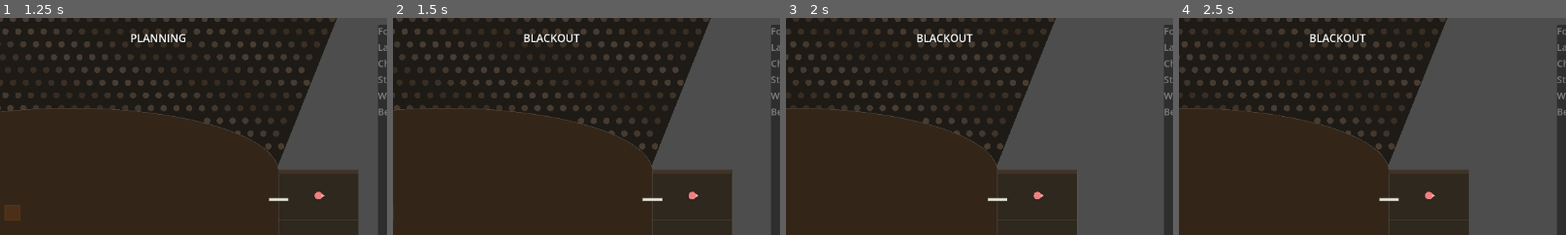
Above: before the commit, frames 1-4 (left to right).
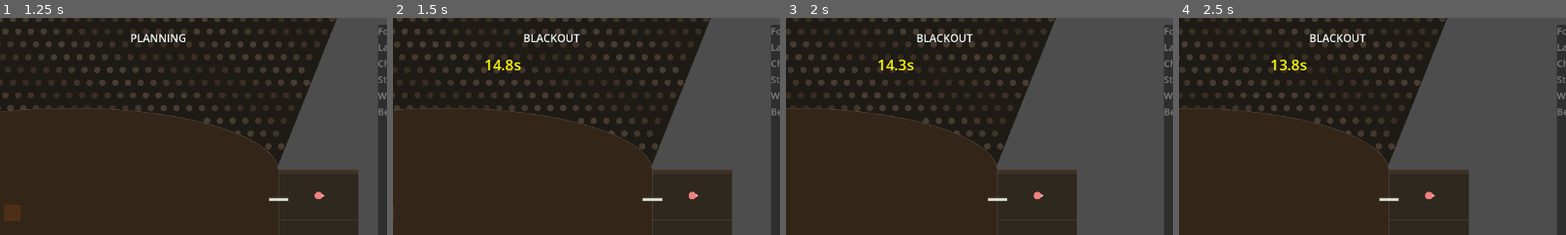
Above: after the commit, the same moments.

Repository: js-carpadakis/blackout
Game: Godot game, scene res://scenes/main/main.tscn
Same seed, same stepped clock (60 frames per second), same inputs: the game is played once before the commit and once after it.
Inputs (mouse positions are % of the whole screen's width and height, from its top left):
- Up to frame 1 (1.25 s): click "BEGIN BLACKOUT" at 0.5 s
- Up to frame 2 (1.5 s): tap Enter at 1.25 s; move the mouse to (72, 45) at 1.27 s; hold D (pan_right) from 1.28 s (still down); hold Space (start_execution) from 1.28 s (still down); click (72, 45) at 1.42 s
- Up to frame 3 (2 s): keep holding D (pan_right); keep holding Space (start_execution)
- Up to frame 4 (2.5 s): release D (pan_right) at 2 s; release Space (start_execution) at 2 s; drag from (30, 55) to (45, 70) at 2.02 s
The pictures show only the part of the screen within x 30-79%, y 0-50%; the shares and areas given below are measured in that part.

Frame 1 is identical in both runs. In frame 2, 0.2% of the frame differs, in the area x 23-34%, y 19-25%; in frame 3, 0.2%; in frame 4, 0.2%.

Commit message:
Added blackout timer and score display logic to GameSession, and added "spotted" state to StagehandController for indicating when a stagehand is caught on stage at lights-up.

Diff:
--- a/scripts/core/game_session.gd
+++ b/scripts/core/game_session.gd
@@ -61,6 +61,12 @@
 # World bounds: entire walkable area for drag clamping (includes apron)
 const WORLD_BOUNDS := Rect2(-900, -700, 1800, 800)
 
+# Blackout timing
+const BLACKOUT_DURATION := 15.0
+var _blackout_elapsed: float = 0.0
+var _execution_started_props: Array[StaticBody2D] = []
+var _score_showing: bool = false
+
 # Phase state
 var _is_planning: bool = true
 
@@ -93,7 +99,8 @@
 	var stage_bounds := WORLD_BOUNDS
 	camera.fit_to_stage(stage_bounds, 260.0)  # 250px panel + 10px gap
 
-	# Connect HUD
+	# Connect HUD signals
+	planning_hud.score_dismissed.connect(_resume_from_score)
 	# Start in planning phase
 	GameManager.change_state(GameManager.GameState.PLAYING)
 	GameManager.change_phase(GameManager.Phase.PLANNING)
@@ -108,6 +115,16 @@
 	else:
 		_spawn_test_entities()
 	_update_hud()
+
+
+func _process(delta: float) -> void:
+	if not _is_planning and not _execution_paused and not _score_showing:
+		if _blackout_elapsed < BLACKOUT_DURATION:
+			_blackout_elapsed += delta
+			var remaining := maxf(0.0, BLACKOUT_DURATION - _blackout_elapsed)
+			planning_hud.show_countdown(remaining)
+			if _blackout_elapsed >= BLACKOUT_DURATION:
+				_on_blackout_expired()
 
 
 func _spawn_test_entities() -> void:
@@ -470,11 +487,16 @@
 	_prop_execution.clear()
 	_props_waiting_for_stagehand.clear()
 	_execution_ending = false
+	_blackout_elapsed = 0.0
+	_score_showing = false
+	_execution_started_props.clear()
+	planning_hud.hide_score()
 
 	for prop in props:
 		if prop.has_plan():
 			prop.current_leg_index = 0
 			_active_props.append(prop)
+			_execution_started_props.append(prop)
 			_start_leg(prop)
 
 
@@ -549,6 +571,7 @@
 func _end_execution() -> void:
 	_is_planning = true
 	_execution_paused = false
+	_score_showing = false
 	GameManager.change_phase(GameManager.Phase.PLANNING)
 	planning_hud.set_phase("PLANNING")
 
@@ -569,6 +592,97 @@
 	_deselect_all()
 	path_preview.set_execution_mode(false)
 	_update_hud()
+
+
+# =============================================================================
+# SCORING
+# =============================================================================
+
+func _on_blackout_expired() -> void:
+	_finish_blackout()
+
+
+func _finish_blackout() -> void:
+	## Snapshot score, freeze movement, highlight spotted stagehands, show panel.
+	## Execution ends only after the player dismisses the score panel and all
+	## stagehands have returned to the wings.
+	if _is_planning or _score_showing:
+		return
+	_score_showing = true
+
+	# Freeze all stagehands and highlight those still visible to the audience
+	for sh in stagehands:
+		sh.is_frozen = true
+		if _compute_stagehand_visibility(sh.global_position) >= 0.05:
+			sh.is_spotted = true
+		sh.queue_redraw()
+
+	# Freeze props that are mid-push (wheeled/scrim)
+	for prop in props:
+		if prop.current_state == prop.PropState.BEING_PUSHED:
+			prop._push_paused = true
+
+	var score := _compute_blackout_score()
+	planning_hud.show_score(score)
+
+
+func _resume_from_score() -> void:
+	## Called when the score panel is dismissed. Unfreeze and let stagehands
+	## finish routing to the wings; end execution once they're all idle.
+	for sh in stagehands:
+		sh.is_frozen = false
+		sh.is_spotted = false
+		sh.queue_redraw()
+	for prop in props:
+		prop._push_paused = false
+
+	# Ensure the all-idle check will fire once everyone settles
+	_execution_ending = true
+
+	# If stagehands are already idle (all reached wings before timer), end now
+	var all_idle := true
+	for sh in stagehands:
+		if sh.current_state in [StagehandController.State.MOVING, StagehandController.State.CARRYING, StagehandController.State.PUSHING]:
+			all_idle = false
+			break
+	if all_idle:
+		_end_execution()
+
+
+func _compute_blackout_score() -> Dictionary:
+	var props_placed := 0
+	for prop in _execution_started_props:
+		if prop.current_state == prop.PropState.IN_POSITION:
+			props_placed += 1
+
+	var stagehand_data: Array = []
+	for sh in stagehands:
+		stagehand_data.append({
+			"name": sh.stagehand_name,
+			"penalty": _compute_stagehand_visibility(sh.global_position),
+		})
+
+	return {
+		"props_placed": props_placed,
+		"props_total": _execution_started_props.size(),
+		"elapsed": _blackout_elapsed,
+		"stagehand_data": stagehand_data,
+	}
+
+
+func _compute_stagehand_visibility(pos: Vector2) -> float:
+	## Returns 0.0 (safe in wings) to 1.0 (center stage / apron).
+	## Scales linearly with distance to the nearest wing entrance.
+	if STAGE_LEFT_RECT.has_point(pos) or STAGE_RIGHT_RECT.has_point(pos):
+		return 0.0
+	if is_on_apron(pos):
+		return 1.0
+	if STAGE_RECT.has_point(pos):
+		var dist_left := pos.x - STAGE_RECT.position.x    # 0 at left wing edge
+		var dist_right := STAGE_RECT.end.x - pos.x        # 0 at right wing edge
+		var half_width := STAGE_RECT.size.x / 2.0         # 650
+		return minf(dist_left, dist_right) / half_width
+	return 0.0
 
 
 # =============================================================================
@@ -626,14 +740,17 @@
 	if not prop:
 		# Check if any props were waiting for this stagehand to become free
 		if not _try_dispatch_waiting_prop(stagehand) and _execution_ending:
-			# Check if all stagehands are idle — if so, end execution
+			# Check if all stagehands are idle — if so, end or score
 			var all_idle: bool = true
 			for sh in stagehands:
 				if sh.current_state in [StagehandController.State.MOVING, StagehandController.State.CARRYING, StagehandController.State.PUSHING]:
 					all_idle = false
 					break
 			if all_idle:
-				_end_execution()
+				if _score_showing:
+					_end_execution()  # Post-score: stagehands finished returning
+				else:
+					_finish_blackout()  # All done before timer — show score now
 		return
 
 	var exec: Dictionary = _prop_execution[prop]
--- a/scripts/entities/stagehand_controller.gd
+++ b/scripts/entities/stagehand_controller.gd
@@ -24,6 +24,8 @@
 var carried_props: Array[Node2D] = []
 var pushed_prop: Node2D = null
 var is_selected: bool = false
+var is_frozen: bool = false   # True while score panel is visible — suspends movement
+var is_spotted: bool = false  # True if caught on stage when lights came up
 
 # Home position: where this stagehand returns after tasks. Set at spawn.
 var home_position: Vector2 = Vector2.ZERO
@@ -72,8 +74,14 @@
 	if is_selected:
 		draw_arc(Vector2.ZERO, stagehand_radius + 5.0, 0, TAU, 32, Color.YELLOW, 3.0)
 
+	# Spotted indicator — red outer ring when caught on stage at lights-up
+	if is_spotted:
+		draw_arc(Vector2.ZERO, stagehand_radius + 9.0, 0, TAU, 32, Color.RED, 3.0)
+
 
 func _physics_process(delta: float) -> void:
+	if is_frozen:
+		return
 	match current_state:
 		State.MOVING, State.CARRYING:
 			_process_movement(delta)
@@ -359,6 +367,9 @@
 	pushed_prop = null
 	current_state = State.IDLE
 	_return_override = null
+	is_frozen = false
+	is_spotted = false
+	queue_redraw()
 
 
 func set_selected(value: bool) -> void:
--- a/scripts/ui/planning_hud.gd
+++ b/scripts/ui/planning_hud.gd
@@ -1,16 +1,124 @@
 extends CanvasLayer
 ## HUD for planning phase: shows current phase and prop movement plans
+
+signal score_dismissed
 
 @onready var phase_label: Label = $PhaseLabel
 @onready var task_list: VBoxContainer = $TaskPanel/TaskList
 
+var _countdown_label: Label = null
+var _score_panel: Panel = null
+var _score_content: VBoxContainer = null
+
 
 func _ready() -> void:
 	set_phase("PLANNING")
+	_build_countdown_label()
+	_build_score_panel()
+
+
+func _build_countdown_label() -> void:
+	_countdown_label = Label.new()
+	_countdown_label.add_theme_font_size_override("font_size", 22)
+	_countdown_label.visible = false
+	add_child(_countdown_label)
+
+
+func _build_score_panel() -> void:
+	_score_panel = Panel.new()
+	_score_panel.size = Vector2(360, 0)  # height grows with content
+	_score_panel.visible = false
+	add_child(_score_panel)
+
+	var margin := MarginContainer.new()
+	margin.set_anchors_preset(Control.PRESET_FULL_RECT)
+	for side in ["margin_left", "margin_right", "margin_top", "margin_bottom"]:
+		margin.add_theme_constant_override(side, 12)
+	_score_panel.add_child(margin)
+
+	_score_content = VBoxContainer.new()
+	_score_content.add_theme_constant_override("separation", 6)
+	margin.add_child(_score_content)
 
 
 func set_phase(phase_name: String) -> void:
 	phase_label.text = phase_name
+	if phase_name == "PLANNING" and _countdown_label:
+		_countdown_label.visible = false
+
+
+func show_countdown(remaining: float) -> void:
+	if not _countdown_label:
+		return
+	_countdown_label.visible = true
+	_countdown_label.text = "%.1fs" % remaining
+	_countdown_label.add_theme_color_override("font_color",
+		Color.RED if remaining < 5.0 else Color.YELLOW)
+	# Position just below the phase label
+	_countdown_label.position = Vector2(
+		phase_label.position.x,
+		phase_label.position.y + phase_label.size.y + 4)
+
+
+func show_score(score: Dictionary) -> void:
+	if not _score_panel:
+		return
+	for child in _score_content.get_children():
+		child.queue_free()
+
+	_add_score_label("LIGHTS UP", 18, Color.WHITE, HORIZONTAL_ALIGNMENT_CENTER)
+	_score_content.add_child(HSeparator.new())
+
+	var pp: int = score.props_placed
+	var pt: int = score.props_total
+	var acc_color := Color.GREEN if pp == pt else (Color.YELLOW if pp * 2 >= pt else Color.RED)
+	_add_score_label("Props in position: %d / %d" % [pp, pt], 14, acc_color)
+
+	_score_content.add_child(HSeparator.new())
+	_add_score_label("Crew:", 14, Color.WHITE)
+
+	for sh_data in score.stagehand_data:
+		var penalty: float = sh_data.penalty
+		var sh_label: String
+		var sh_color: Color
+		if penalty < 0.05:
+			sh_label = "  %s — clear" % sh_data.name
+			sh_color = Color.GREEN
+		else:
+			sh_label = "  %s — spotted (%d%% exposed)" % [sh_data.name, int(penalty * 100)]
+			sh_color = Color.RED if penalty > 0.5 else Color.YELLOW
+		_add_score_label(sh_label, 13, sh_color)
+
+	_score_content.add_child(HSeparator.new())
+	var dismiss_btn := Button.new()
+	dismiss_btn.text = "Dismiss"
+	dismiss_btn.add_theme_font_size_override("font_size", 13)
+	dismiss_btn.pressed.connect(func():
+		hide_score()
+		score_dismissed.emit())
+	_score_content.add_child(dismiss_btn)
+
+	# Size and center the panel on screen
+	await get_tree().process_frame  # let VBox measure itself
+	_score_panel.size.y = _score_content.get_combined_minimum_size().y + 24
+	var vp := get_viewport().get_visible_rect().size
+	_score_panel.position = (vp - _score_panel.size) / 2.0
+	_score_panel.visible = true
+
+
+func hide_score() -> void:
+	if _score_panel:
+		_score_panel.visible = false
+
+
+func _add_score_label(text: String, font_size: int, color: Color,
+		h_align: HorizontalAlignment = HORIZONTAL_ALIGNMENT_LEFT) -> void:
+	var lbl := Label.new()
+	lbl.text = text
+	lbl.add_theme_font_size_override("font_size", font_size)
+	lbl.add_theme_color_override("font_color", color)
+	lbl.horizontal_alignment = h_align
+	_score_content.add_child(lbl)
 
 
 func update_task_list(all_props: Array[StaticBody2D]) -> void:
